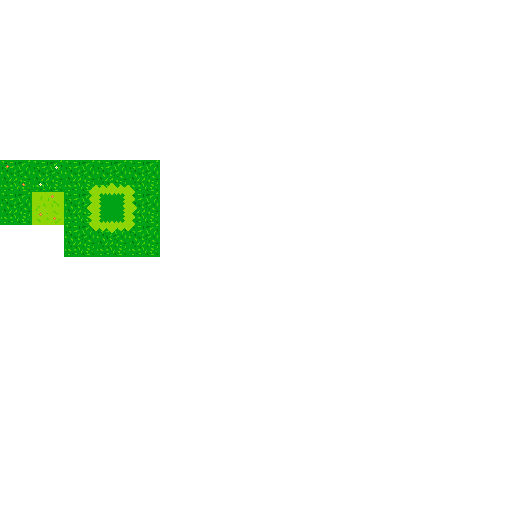
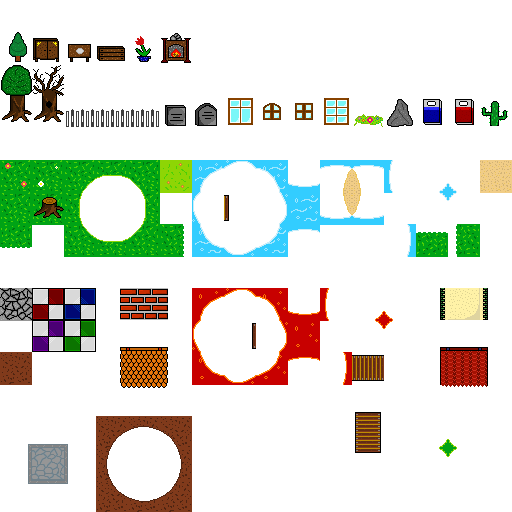
The second (512, 512) image is a revision of the first. Changes to its layers:
renamed "Wklejona warstwa #1" to "fdsfd", painted on it over left=0, top=32, right=512, bottom=512
